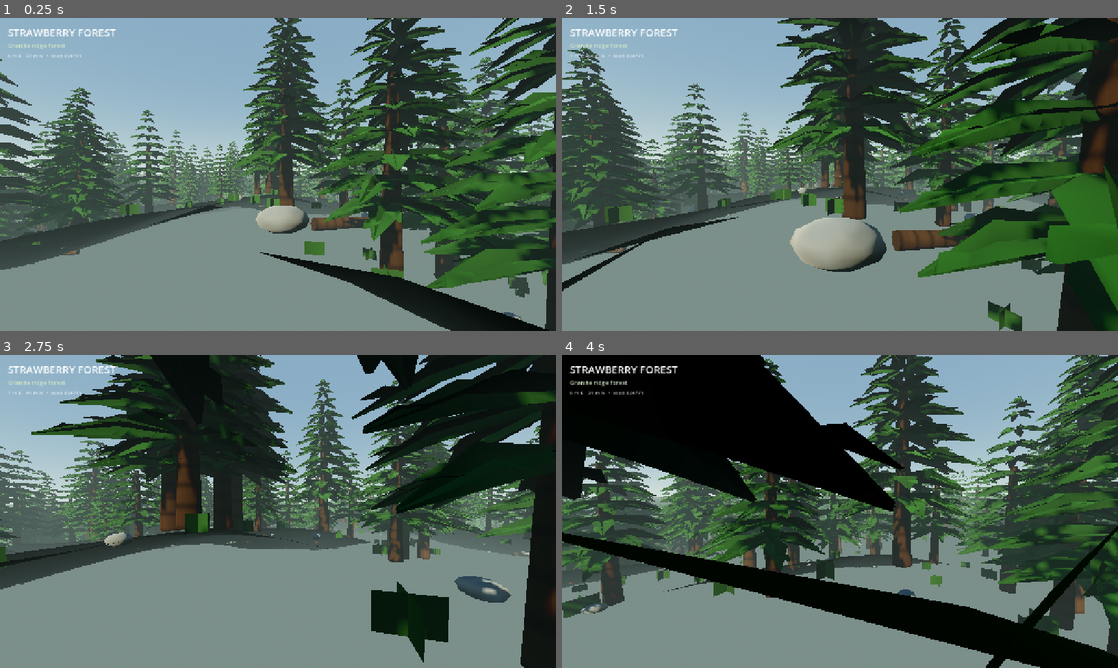
Above: before the commit, frames 1-4 (two rows, left to right).
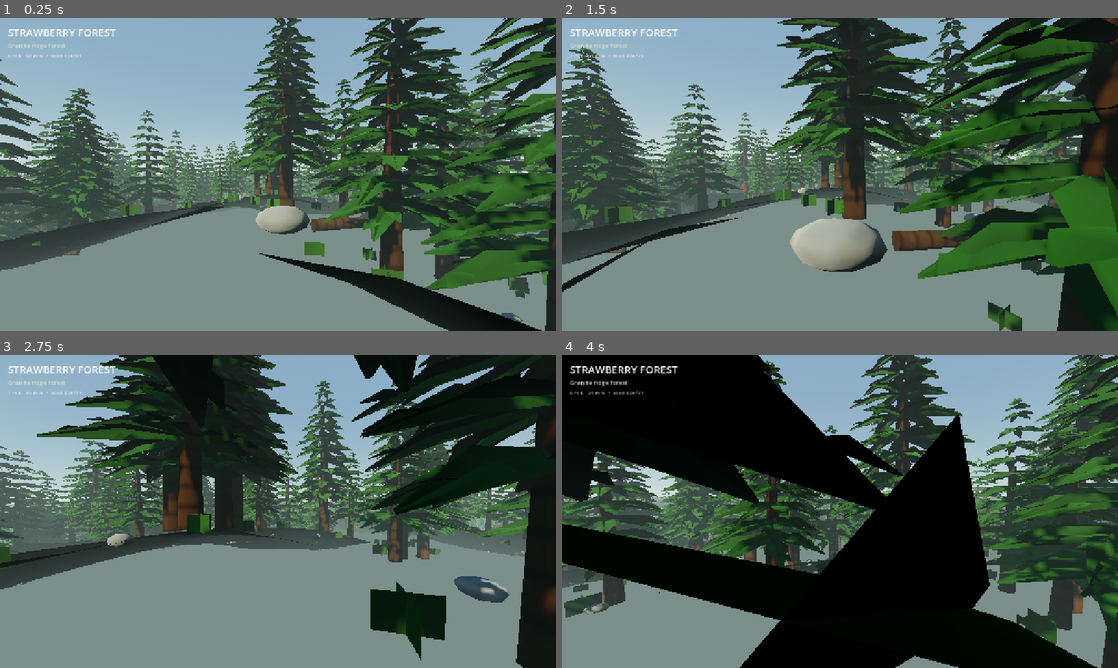
Above: after the commit, the same moments.

Repository: jain-Igtm/Strawberry-Games
Game: Godot game, scene res://main.tscn
The game is run twice, just before and just after one commit, with the same random seed, the same clock (stepped at 60 frames per second) and the same inputs.
Inputs (mouse positions are in pixels of both pictures, inside the frame that each line leads up to):
- Up to frame 1 (0.25 s): no input
- Up to frame 2 (1.5 s): tap Enter at 0.5 s; move the mouse to (867, 174) at 0.52 s; hold Shift (sprint) 0.53-1.28 s; hold W (move_forward) from 0.53 s (still down); tap Space (jump) at 0.77 s; move the mouse to (812, 174) at 1.27 s; tap H (toggle_ui) at 1.35 s
- Up to frame 3 (2.75 s): keep holding W (move_forward); tap Space (jump) at 1.52 s; move the mouse to (289, 505) at 2.02 s; hold Shift (sprint) from 2.03 s (still down)
- Up to frame 4 (4 s): keep holding W (move_forward); move the mouse to (834, 517) at 2.77 s; release Shift (sprint) at 2.78 s; tap H (toggle_ui) at 2.85 s; tap Space (jump) at 3.02, 3.77 s; move the mouse to (878, 514) at 3.52 s; hold Shift (sprint) from 3.53 s (still down)

The runs differ from the first frame. In frame 1, 6.9% of the frame differs, in the area x 0-100%, y 0-100%; in frame 2, 6.9%; in frame 3, 8.2%; in frame 4, 28%.

Commit message:
Remove character solver from forest ground traversal

Diff:
--- a/godot-forest-explorer/scripts/player.gd
+++ b/godot-forest-explorer/scripts/player.gd
@@ -8,14 +8,15 @@
 const GRAVITY: float = 18.0
 const MOUSE_SENSITIVITY: float = 0.00175
 const TOUCH_SENSITIVITY: float = 0.00245
-const GROUND_OFFSET: float = 0.035
+const GROUND_OFFSET: float = 0.06
 const CHUNK_SIZE: float = 64.0
-const OBSTACLE_LAYER: int = 2
+const PLAYER_RADIUS: float = 0.36
 
 @onready var world: Node3D = get_parent()
 @onready var head: Node3D = $Head
 @onready var camera: Camera3D = $Head/Camera3D
 @onready var mobile_controls: CanvasLayer = get_node("../MobileControls")
+@onready var tree_collision_manager: Node3D = get_node("../TreeCollisionManager")
 
 var yaw: float = 0.0
 var pitch: float = -0.06
@@ -24,21 +25,17 @@
 var landing_kick: float = 0.0
 var mouse_captured: bool = false
 
-# Grounding is driven by the exact triangle surface sent to the renderer. The
-# terrain mesh is intentionally lower resolution on mobile, so sampling raw
-# noise directly can disagree slightly with the visible triangle between grid
-# vertices. Matching the rendered triangle removes that discrepancy entirely.
+# The rendered terrain itself is the authoritative floor. Forest traversal does
+# not use CharacterBody3D's ground solver at all, removing any device-dependent
+# possibility of tunneling, wedging, or being pushed under streamed terrain.
 var terrain_grounded: bool = true
 var vertical_speed: float = 0.0
 
 func _ready() -> void:
-    # Terrain elevation is analytical. The player only collides with dedicated
-    # obstacle-layer bodies such as nearby trunks. Streamed terrain bodies use
-    # the default layer and are therefore completely invisible to this capsule.
-    motion_mode = CharacterBody3D.MOTION_MODE_FLOATING
-    collision_layer = 1
-    collision_mask = OBSTACLE_LAYER
-    safe_margin = 0.025
+    # Keep the CharacterBody node for its convenient velocity property and future
+    # interactions, but do not use move_and_slide() for forest traversal.
+    collision_layer = 0
+    collision_mask = 0
 
     if not OS.has_feature("mobile"):
         Input.mouse_mode = Input.MOUSE_MODE_CAPTURED
@@ -59,8 +56,6 @@
     if touch_look.length_squared() > 0.0:
         _apply_look(touch_look, TOUCH_SENSITIVITY)
 
-    # Establish the exact visible ground position before obstacle collision. This
-    # also repairs any frame that began inside or underneath a terrain triangle.
     if terrain_grounded:
         global_position.y = _rendered_ground_height_here() + GROUND_OFFSET
 
@@ -88,10 +83,14 @@
         terrain_grounded = false
         vertical_speed = JUMP_VELOCITY
 
-    # Only horizontal motion is sent to the physics engine. Its collision mask
-    # contains only the obstacle layer, so terrain can never push or wedge us.
-    velocity.y = 0.0
-    move_and_slide()
+    # Advance horizontally ourselves, then resolve against the small cached set
+    # of nearby trunks. No terrain collider or CharacterBody solver participates.
+    var candidate: Vector3 = global_position
+    candidate.x += velocity.x * delta
+    candidate.z += velocity.z * delta
+    candidate = tree_collision_manager.call("resolve_horizontal_position", candidate, PLAYER_RADIUS)
+    global_position.x = candidate.x
+    global_position.z = candidate.z
 
     var ground_y: float = _rendered_ground_height_here() + GROUND_OFFSET
     var landed_this_frame: bool = false
@@ -144,7 +143,6 @@
     var h11: float = float(world.call("height_at", x1, z1))
 
     # world.gd emits each grid square as p00,p01,p10 and p10,p01,p11.
-    # Reproduce those exact two triangles here rather than bilinear interpolation.
     if u + v <= 1.0:
         return h00 + (h10 - h00) * u + (h01 - h00) * v
     return h11 + (h01 - h11) * (1.0 - u) + (h10 - h11) * (1.0 - v)
@@ -168,14 +166,14 @@
         bob_phase = lerpf(bob_phase, roundf(bob_phase / TAU) * TAU, minf(1.0, delta * 5.0))
 
     var bob_strength: float = clampf(planar_speed / SPRINT_SPEED, 0.0, 1.0)
-    var bob_y: float = sin(bob_phase * 2.0) * 0.014 * bob_strength
-    var bob_x: float = cos(bob_phase) * 0.012 * bob_strength
+    var bob_y: float = sin(bob_phase * 2.0) * 0.010 * bob_strength
+    var bob_x: float = cos(bob_phase) * 0.010 * bob_strength
     landing_kick = move_toward(landing_kick, 0.0, delta * 0.26)
     sway = sway.lerp(Vector2.ZERO, minf(1.0, delta * 5.5))
 
     camera.position.x = lerpf(camera.position.x, bob_x - sway.x, minf(1.0, delta * 11.0))
     camera.position.y = lerpf(camera.position.y, bob_y - landing_kick - sway.y, minf(1.0, delta * 12.0))
-    camera.rotation.z = lerpf(camera.rotation.z, -bob_x * 0.28, minf(1.0, delta * 8.0))
+    camera.rotation.z = lerpf(camera.rotation.z, -bob_x * 0.24, minf(1.0, delta * 8.0))
 
     var target_fov: float = 78.0 if sprinting and moving else 74.0
     camera.fov = lerpf(camera.fov, target_fov, minf(1.0, delta * 4.0))
